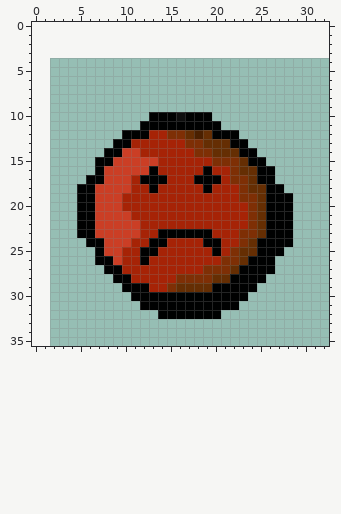
One commit to this pixel-art sprite: tab/account_management.png. Above: the version before the commit.
The file is 32x36 pixels. Colours within 5 levels of each other are drawn and written as one. The old version is drawn lined up with the new one, on the new canvas.
After:
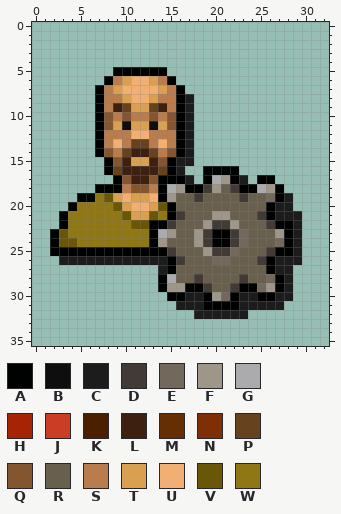
Palette (. is transparent): A #000101  B #0e0e0e  C #1c1c1c  D #413a35  E #73685c  F #9e9789  G #ababae  H #a62306  J #cb3e25  K #4a2000  L #3d2010  M #652e03  N #7e2f05  P #67421f  Q #84562f  R #685f4c  S #b97c4d  T #d9a051  U #f2af73  V #6a5607  W #8f7716
Diff:
canvas 32x36 -> 33x36, the old top-left corner now at 2,4 (the part of the old canvas that was cut away was empty and is not shown)
Changed rows in their new state; - is an unchanged pixel.
first column x 2:
 5 -------AAAAAA---------------
 6 ------ASTUUTSA--------------
 7 -----ASTUUUUTSA-------------
 8 -----ASSTUUTSSAC------------
 9 -----ASLPTTPLSAC------------
10 -----AQSQSSQSQAC..----------
11 -----AQTBTTBTQ-C...---------
12 -----ASSSUUSSSAC.....-------
13 -----ASUSPPSUSAC......------
14 -----AQSPLLPSQAC.......-----
15 -----.-QLTTLQACC........----
16 -----.APLLLLPAC..-AAA....---
17 ----...AQLLQ-AAC.-GFAC.-----
18 ---..AAASQQSAGFAADFRDAAGF---
19 -----WVTUTTUAFRRDRRRRDRRE-C-
20 --AWWWWVTUUTVARRRRRRRRRR-CC-
21 -AWWWWWWVTTVWADRRRFFRRRD-CCC
22 -AWWWWWWWVVAADRRRFDDFRRRD--C
23 AVWWWWWWWWWAGFRRFDAADERRRF-C
24 AVVWWWWWWWW-FRRRFD-ADERRRE-C
25 AAAAA-AAAA--ADRRRFDDERRRD-AC
26 -CCCCCCCCCCCCADRRREERRRD-CCC
27 ------......CARRRRRRRRRR-CC-
28 -------.....AGRRDRRRRDRREAC-
29 --------....AFFAADRRD--EFAC-
30 ---------....--CC-FE-CCAACC-
31 ----------....CCC----CCCCC--
32 ------------....CCCCCC------
Where, in picture pixels (left, top, right, bottom), the same in both pictures:
changed: (50, 67, 302, 319)
